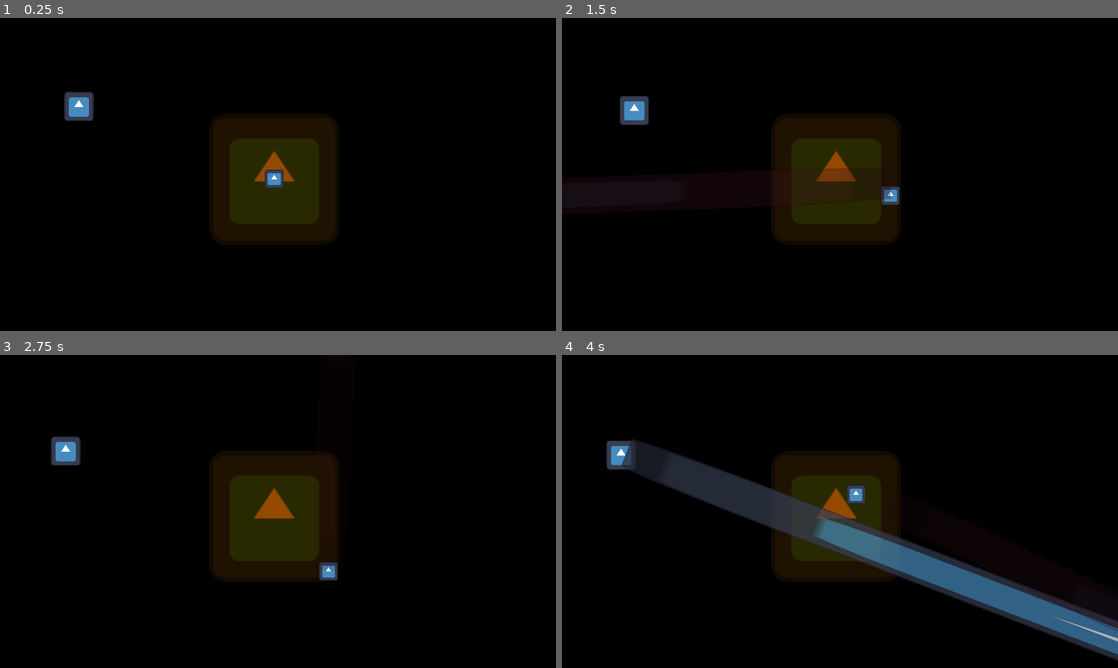
Above: before the commit, frames 1-4 (two rows, left to right).
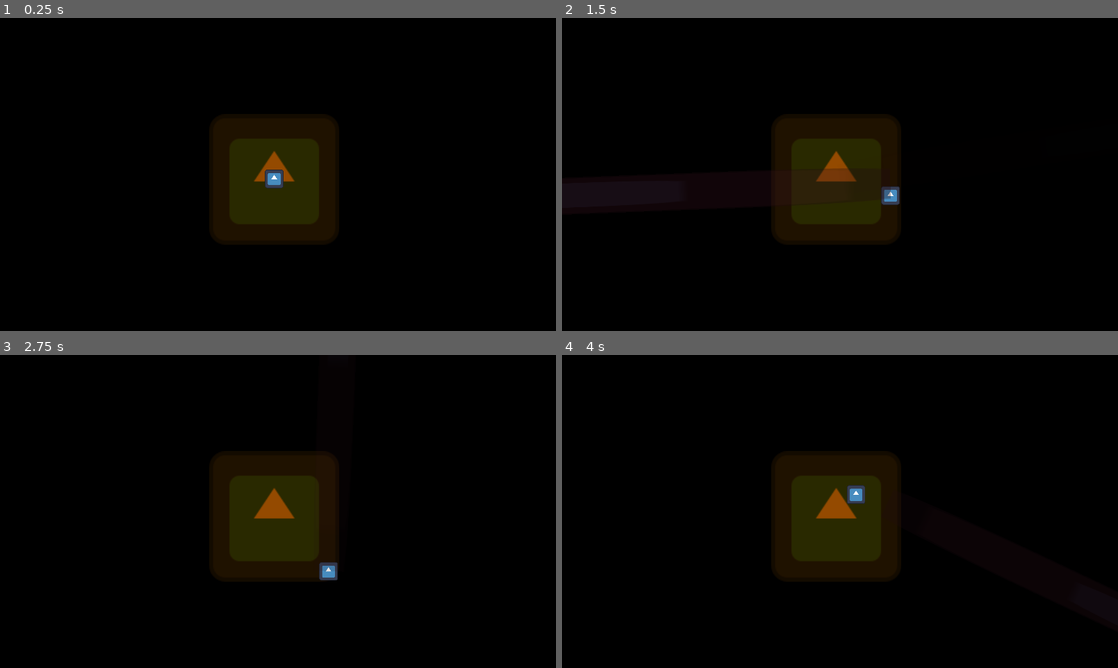
Above: after the commit, the same moments.

Repository: deppong/ludumdare54
Game: Godot game, scene res://objects/main.tscn
Same seed, same stepped clock (60 frames per second), same inputs: the game is played once before the commit and once after it. The engine's default icon, where the game draws it, is replaced by a stand-in: a white triangle on a blue panel in a dark square.
Inputs (mouse positions are in pixels of both pictures, inside the frame that each line leads up to):
- Up to frame 1 (0.25 s): no input
- Up to frame 2 (1.5 s): move the mouse to (962, 158) at 0.52 s; hold D (MoveRight) 0.53-1.28 s; click (962, 158) at 0.6 s; move the mouse to (728, 190) at 1.27 s; hold S (MoveDown) from 1.28 s (still down); click (728, 190) at 1.35 s
- Up to frame 3 (2.75 s): move the mouse to (333, 442) at 2.02 s; release S (MoveDown) at 2.03 s; hold D (MoveRight) from 2.03 s (still down); click (333, 442) at 2.1 s
- Up to frame 4 (4 s): move the mouse to (812, 574) at 2.77 s; release D (MoveRight) at 2.78 s; hold W (MoveUp) 2.78-3.53 s; click (812, 574) at 2.85 s; move the mouse to (1006, 558) at 3.52 s; hold A (MoveLeft) from 3.53 s (still down); click (1006, 558) at 3.6 s

The runs differ from the first frame. In frame 1, 0.5% of the frame differs, in the area x 11-17%, y 23-33%; in frame 2, 0.5%; in frame 3, 0.5%; in frame 4, 11%, in the area x 8-100%, y 26-98%.

Commit message:
main menu playable

Diff:
--- /dev/null
+++ b/objects/MainMenu.tscn
@@ -0,0 +1,141 @@
+[gd_scene load_steps=3 format=3 uid="uid://cwwh873b1oseu"]
+
+[ext_resource type="Script" path="res://scripts/MainMenu.gd" id="1_5dtjb"]
+
+[sub_resource type="StyleBoxFlat" id="StyleBoxFlat_bqx42"]
+bg_color = Color(0.247059, 0.247059, 0.247059, 1)
+
+[node name="Control" type="Control"]
+layout_mode = 3
+anchors_preset = 15
+anchor_right = 1.0
+anchor_bottom = 1.0
+grow_horizontal = 2
+grow_vertical = 2
+script = ExtResource("1_5dtjb")
+
+[node name="Canvas" type="CanvasLayer" parent="."]
+
+[node name="Panel" type="Panel" parent="Canvas"]
+custom_minimum_size = Vector2(1920, 1080)
+offset_right = 1920.0
+offset_bottom = 1080.0
+
+[node name="MarginContainer" type="MarginContainer" parent="Canvas/Panel"]
+custom_minimum_size = Vector2(1920, 1080)
+layout_mode = 1
+anchors_preset = 15
+anchor_right = 1.0
+anchor_bottom = 1.0
+grow_horizontal = 2
+grow_vertical = 2
+theme_override_constants/margin_left = 100
+theme_override_constants/margin_top = 100
+theme_override_constants/margin_right = 100
+theme_override_constants/margin_bottom = 100
+
+[node name="VBoxContainer" type="VBoxContainer" parent="Canvas/Panel/MarginContainer"]
+custom_minimum_size = Vector2(800, 0)
+layout_mode = 2
+size_flags_horizontal = 0
+theme_override_constants/separation = 90
+
+[node name="MarginContainer" type="MarginContainer" parent="Canvas/Panel/MarginContainer/VBoxContainer"]
+layout_mode = 2
+theme_override_constants/margin_top = 120
+theme_override_constants/margin_bottom = 120
+
+[node name="RichTextLabel" type="RichTextLabel" parent="Canvas/Panel/MarginContainer/VBoxContainer/MarginContainer"]
+custom_minimum_size = Vector2(1200, 0)
+layout_mode = 2
+theme_override_font_sizes/normal_font_size = 120
+bbcode_enabled = true
+text = "[center]Name of this game[/center]
+"
+fit_content = true
+
+[node name="MarginContainer2" type="MarginContainer" parent="Canvas/Panel/MarginContainer/VBoxContainer"]
+layout_mode = 2
+theme_override_constants/margin_left = 100
+
+[node name="VBoxContainer" type="VBoxContainer" parent="Canvas/Panel/MarginContainer/VBoxContainer/MarginContainer2"]
+layout_mode = 2
+size_flags_horizontal = 0
+
+[node name="PlayBtn" type="Button" parent="Canvas/Panel/MarginContainer/VBoxContainer/MarginContainer2/VBoxContainer"]
+layout_mode = 2
+size_flags_horizontal = 0
+theme_override_colors/font_color = Color(1, 1, 1, 1)
+theme_override_colors/font_pressed_color = Color(0.533333, 0.533333, 0.533333, 1)
+theme_override_colors/font_hover_color = Color(0.752941, 0.752941, 0.752941, 1)
+theme_override_font_sizes/font_size = 40
+text = "Play the damn game"
+alignment = 0
+
+[node name="HowToBtn" type="Button" parent="Canvas/Panel/MarginContainer/VBoxContainer/MarginContainer2/VBoxContainer"]
+layout_mode = 2
+size_flags_horizontal = 0
+theme_override_colors/font_pressed_color = Color(0.533333, 0.533333, 0.533333, 1)
+theme_override_colors/font_hover_color = Color(0.752941, 0.752941, 0.752941, 1)
+theme_override_font_sizes/font_size = 40
+text = "How to Play
+"
+alignment = 0
+
+[node name="Label2" type="Label" parent="Canvas/Panel/MarginContainer/VBoxContainer/MarginContainer2/VBoxContainer"]
+layout_mode = 2
+theme_override_colors/font_color = Color(0.298039, 0.298039, 0.298039, 1)
+theme_override_font_sizes/font_size = 40
+text = "Created for LD 54 by AV, ID, RW"
+
+[node name="HowToPanel" type="Panel" parent="Canvas"]
+visible = false
+anchors_preset = -1
+anchor_left = 0.05
+anchor_top = 0.05
+anchor_right = 0.95
+anchor_bottom = 0.95
+grow_horizontal = 2
+grow_vertical = 2
+theme_override_styles/panel = SubResource("StyleBoxFlat_bqx42")
+
+[node name="VBoxContainer" type="VBoxContainer" parent="Canvas/HowToPanel"]
+layout_mode = 1
+anchors_preset = 15
+anchor_right = 1.0
+anchor_bottom = 1.0
+grow_horizontal = 2
+grow_vertical = 2
+
+[node name="Label2" type="Label" parent="Canvas/HowToPanel/VBoxContainer"]
+layout_mode = 2
+theme_override_font_sizes/font_size = 86
+text = "How to play:"
+
+[node name="MarginContainer2" type="MarginContainer" parent="Canvas/HowToPanel/VBoxContainer"]
+layout_mode = 2
+theme_override_constants/margin_left = 80
+
+[node name="Label" type="Label" parent="Canvas/HowToPanel/VBoxContainer/MarginContainer2"]
+layout_mode = 2
+theme_override_font_sizes/font_size = 51
+text = "You play the game
+that is how
+you play the game
+
+eazy lol !!!!! play video game"
+
+[node name="CloseHowToBtn" type="Button" parent="Canvas/HowToPanel"]
+layout_mode = 0
+offset_left = 1552.0
+offset_top = 869.0
+offset_right = 1691.0
+offset_bottom = 947.0
+theme_override_colors/font_pressed_color = Color(0.533333, 0.533333, 0.533333, 1)
+theme_override_colors/font_hover_color = Color(0.752941, 0.752941, 0.752941, 1)
+theme_override_font_sizes/font_size = 51
+text = "Close"
+
+[connection signal="pressed" from="Canvas/Panel/MarginContainer/VBoxContainer/MarginContainer2/VBoxContainer/PlayBtn" to="." method="StartGame"]
+[connection signal="pressed" from="Canvas/Panel/MarginContainer/VBoxContainer/MarginContainer2/VBoxContainer/HowToBtn" to="." method="OpenHowTo"]
+[connection signal="pressed" from="Canvas/HowToPanel/CloseHowToBtn" to="." method="CloseHowTo"]
--- a/objects/main.tscn
+++ b/objects/main.tscn
@@ -1,8 +1,7 @@
-[gd_scene load_steps=7 format=3 uid="uid://djdtyl7tf3634"]
+[gd_scene load_steps=6 format=3 uid="uid://djdtyl7tf3634"]
 
 [ext_resource type="PackedScene" uid="uid://dogmmm25rvd6e" path="res://objects/player.tscn" id="1_e41k3"]
 [ext_resource type="Texture2D" uid="uid://cph1qfbbhpa78" path="res://art/icon.svg" id="1_vre6o"]
-[ext_resource type="PackedScene" uid="uid://c76ljtfxo7xq2" path="res://objects/enemy.tscn" id="3_u6leu"]
 
 [sub_resource type="RectangleShape2D" id="RectangleShape2D_bhvtb"]
 size = Vector2(515, 508)
@@ -56,6 +55,3 @@
 [node name="Player" parent="." instance=ExtResource("1_e41k3")]
 position = Vector2(947, 555)
 scale = Vector2(0.5, 0.5)
-
-[node name="enemy" parent="." instance=ExtResource("3_u6leu")]
-position = Vector2(277, 303)
--- a/objects/player.tscn
+++ b/objects/player.tscn
@@ -17,7 +17,7 @@
 "speed": 5.0
 }]
 
-[node name="Player" type="CharacterBody2D" groups=["player"]]
+[node name="Player" type="CharacterBody2D"]
 collision_layer = 3
 motion_mode = 1
 script = ExtResource("1_1jluk")
--- a/objects/player_beam.tscn
+++ b/objects/player_beam.tscn
@@ -16,53 +16,6 @@
 "name": &"default",
 "speed": 5.0
 }]
-
-[sub_resource type="Animation" id="Animation_px7sy"]
-length = 0.001
-tracks/0/type = "bezier"
-tracks/0/imported = false
-tracks/0/enabled = true
-tracks/0/path = NodePath(".:modulate:r")
-tracks/0/interp = 1
-tracks/0/loop_wrap = true
-tracks/0/keys = {
-"handle_modes": PackedInt32Array(0),
-"points": PackedFloat32Array(1, -0.25, 0, 0.25, 0),
-"times": PackedFloat32Array(0)
-}
-tracks/1/type = "bezier"
-tracks/1/imported = false
-tracks/1/enabled = true
-tracks/1/path = NodePath(".:modulate:g")
-tracks/1/interp = 1
-tracks/1/loop_wrap = true
-tracks/1/keys = {
-"handle_modes": PackedInt32Array(0),
-"points": PackedFloat32Array(1, -0.25, 0, 0.25, 0),
-"times": PackedFloat32Array(0)
-}
-tracks/2/type = "bezier"
-tracks/2/imported = false
-tracks/2/enabled = true
-tracks/2/path = NodePath(".:modulate:b")
-tracks/2/interp = 1
-tracks/2/loop_wrap = true
-tracks/2/keys = {
-"handle_modes": PackedInt32Array(0),
-"points": PackedFloat32Array(1, -0.25, 0, 0.25, 0),
-"times": PackedFloat32Array(0)
-}
-tracks/3/type = "bezier"
-tracks/3/imported = false
-tracks/3/enabled = true
-tracks/3/path = NodePath(".:modulate:a")
-tracks/3/interp = 1
-tracks/3/loop_wrap = true
-tracks/3/keys = {
-"handle_modes": PackedInt32Array(0),
-"points": PackedFloat32Array(1, -0.25, 0, 0.25, 0),
-"times": PackedFloat32Array(0)
-}
 
 [sub_resource type="Animation" id="Animation_ghkfr"]
 resource_name = "player_beam_fadeOut"
@@ -117,12 +70,59 @@
 tracks/4/interp = 1
 tracks/4/loop_wrap = true
 tracks/4/keys = {
-"times": PackedFloat32Array(1.01),
+"times": PackedFloat32Array(1),
 "transitions": PackedFloat32Array(1),
 "values": [{
 "args": [],
 "method": &"queue_free"
 }]
+}
+
+[sub_resource type="Animation" id="Animation_px7sy"]
+length = 0.001
+tracks/0/type = "bezier"
+tracks/0/imported = false
+tracks/0/enabled = true
+tracks/0/path = NodePath(".:modulate:r")
+tracks/0/interp = 1
+tracks/0/loop_wrap = true
+tracks/0/keys = {
+"handle_modes": PackedInt32Array(0),
+"points": PackedFloat32Array(1, -0.25, 0, 0.25, 0),
+"times": PackedFloat32Array(0)
+}
+tracks/1/type = "bezier"
+tracks/1/imported = false
+tracks/1/enabled = true
+tracks/1/path = NodePath(".:modulate:g")
+tracks/1/interp = 1
+tracks/1/loop_wrap = true
+tracks/1/keys = {
+"handle_modes": PackedInt32Array(0),
+"points": PackedFloat32Array(1, -0.25, 0, 0.25, 0),
+"times": PackedFloat32Array(0)
+}
+tracks/2/type = "bezier"
+tracks/2/imported = false
+tracks/2/enabled = true
+tracks/2/path = NodePath(".:modulate:b")
+tracks/2/interp = 1
+tracks/2/loop_wrap = true
+tracks/2/keys = {
+"handle_modes": PackedInt32Array(0),
+"points": PackedFloat32Array(1, -0.25, 0, 0.25, 0),
+"times": PackedFloat32Array(0)
+}
+tracks/3/type = "bezier"
+tracks/3/imported = false
+tracks/3/enabled = true
+tracks/3/path = NodePath(".:modulate:a")
+tracks/3/interp = 1
+tracks/3/loop_wrap = true
+tracks/3/keys = {
+"handle_modes": PackedInt32Array(0),
+"points": PackedFloat32Array(1, -0.25, 0, 0.25, 0),
+"times": PackedFloat32Array(0)
 }
 
 [sub_resource type="AnimationLibrary" id="AnimationLibrary_63hkf"]
@@ -141,6 +141,7 @@
 
 [node name="CollisionShape2D" type="CollisionShape2D" parent="Area2D"]
 position = Vector2(64.9998, -0.500005)
+scale = Vector2(1, 1)
 shape = SubResource("RectangleShape2D_2wk25")
 
 [node name="AnimatedSprite2D" type="AnimatedSprite2D" parent="Area2D"]
--- /dev/null
+++ b/scripts/MainMenu.gd
@@ -0,0 +1,21 @@
+extends Control
+var gameScene = preload("res://objects/main.tscn")
+
+func StartGame():
+	get_tree().change_scene_to_packed(gameScene)
+	pass
+
+func OpenHowTo():
+	$Canvas/HowToPanel.show()
+
+func CloseHowTo():
+	$Canvas/HowToPanel.hide()
+
+# Called when the node enters the scene tree for the first time.
+func _ready():
+	pass # Replace with function body.
+
+
+# Called every frame. 'delta' is the elapsed time since the previous frame.
+func _process(delta):
+	pass
Not shown: 1 places in objects/player_beam.tscn that only renumber resources
